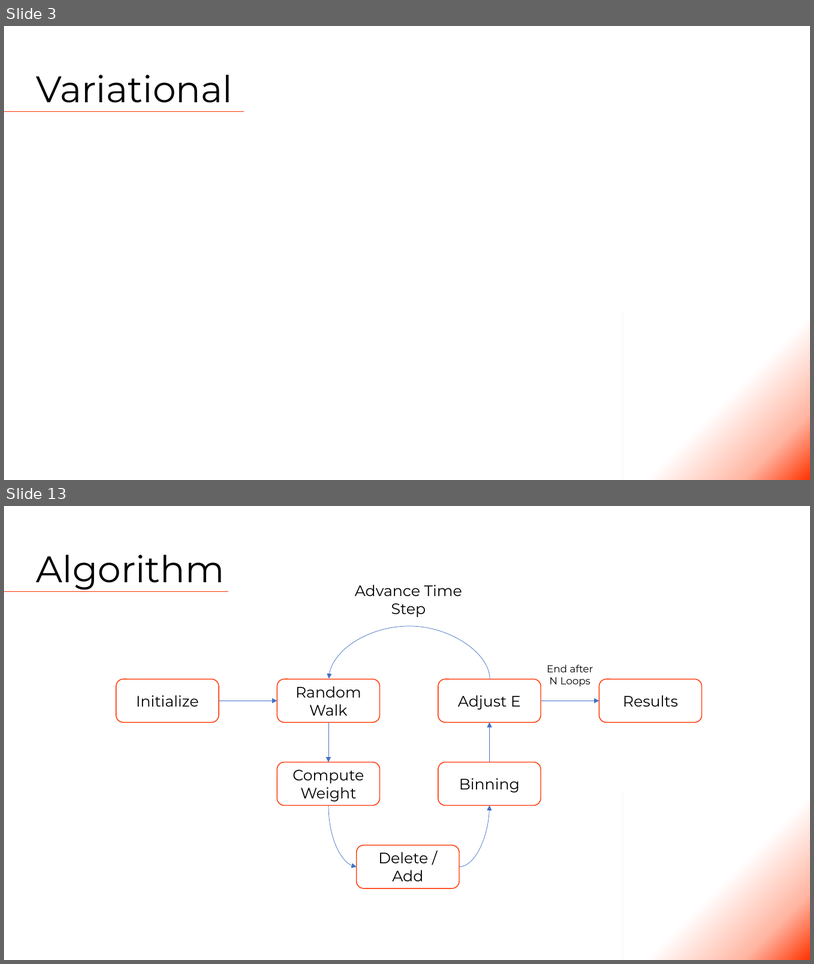
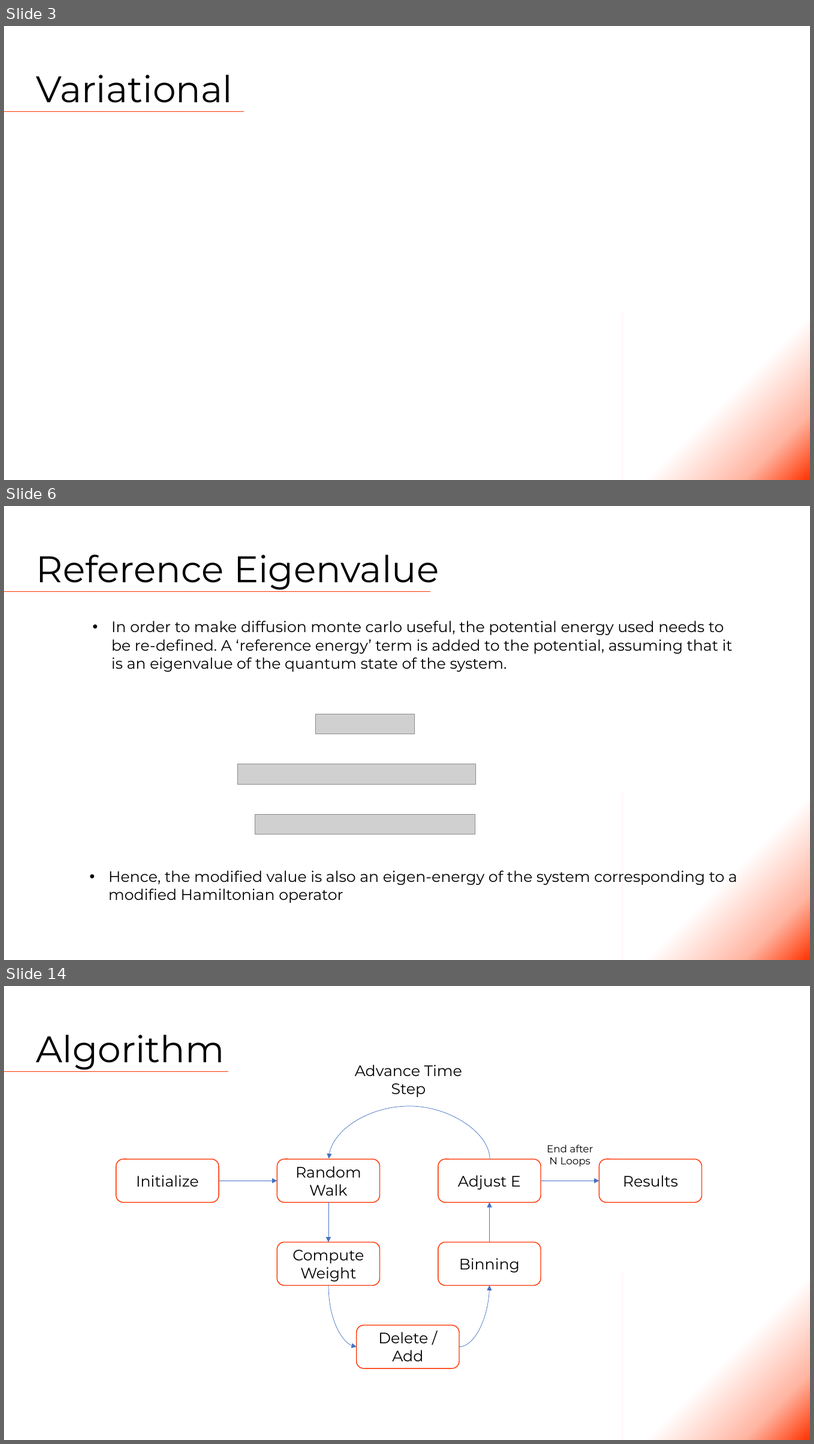
Before and after one commit to Tsintsuntsini/PHYS_581, a slide deck: Presentation1/Quantum Monte Carlo.pptm. Shown one above the other, each under a label of ours: slides 3 and 13 before the commit, slides 3, 6 and 14 after it; the slides between them are not shown. The pictures are 814x964 and 814x1444 pixels, drawn with LibreOffice and Linux fonts; fonts in the diff are those of the drawing; grey boxes stand for pictures. Boxes give left, top, right and bottom in pixels: in the first picture for what was removed or moved away, otherwise in the second. Text is boxed around its words. In the diff, an @@ line names an element or a change of style, - is before the commit and + after.

```diff
--- a/Presentation1/Quantum Monte Carlo.pptm
+++ b/Presentation1/Quantum Monte Carlo.pptm
@@ slide 6 added at (4, 506, 810, 960), background #FFFFFF @@
@@ title added at (36, 555, 439, 590), 44 pt, text #000000 @@
+Reference Eigenvalue
@@ line added from (4, 592) to (431, 592), #FF3300 0.5 pt @@
@@ text added at (111, 621, 733, 672), 18 pt, text #000000 @@
+• In order to make diffusion monte carlo useful, the potential energy used needs to be re-defined. A ‘reference energy’ term is added to the potential, assuming that it is an eigenvalue of the quantum state of the system.
@@ picture added at (315, 714, 415, 734) @@
@@ picture added at (238, 764, 476, 784) @@
@@ rectangle added at (623, 793, 810, 960), fill gradient #FF3300 to #FFB6A3 to #FFFFFF @@
@@ picture added at (255, 814, 476, 834) @@
@@ text added at (108, 870, 738, 903), 18 pt, text #000000 @@
+• Hence, the modified value is also an eigen-energy of the system corresponding to a modified Hamiltonian operator
@@ what was slide 13 is now slide 14 @@
```
Also in this commit, not shown: 2 slides changed, 7 other slides added, 7 slides removed, 7 other files.
